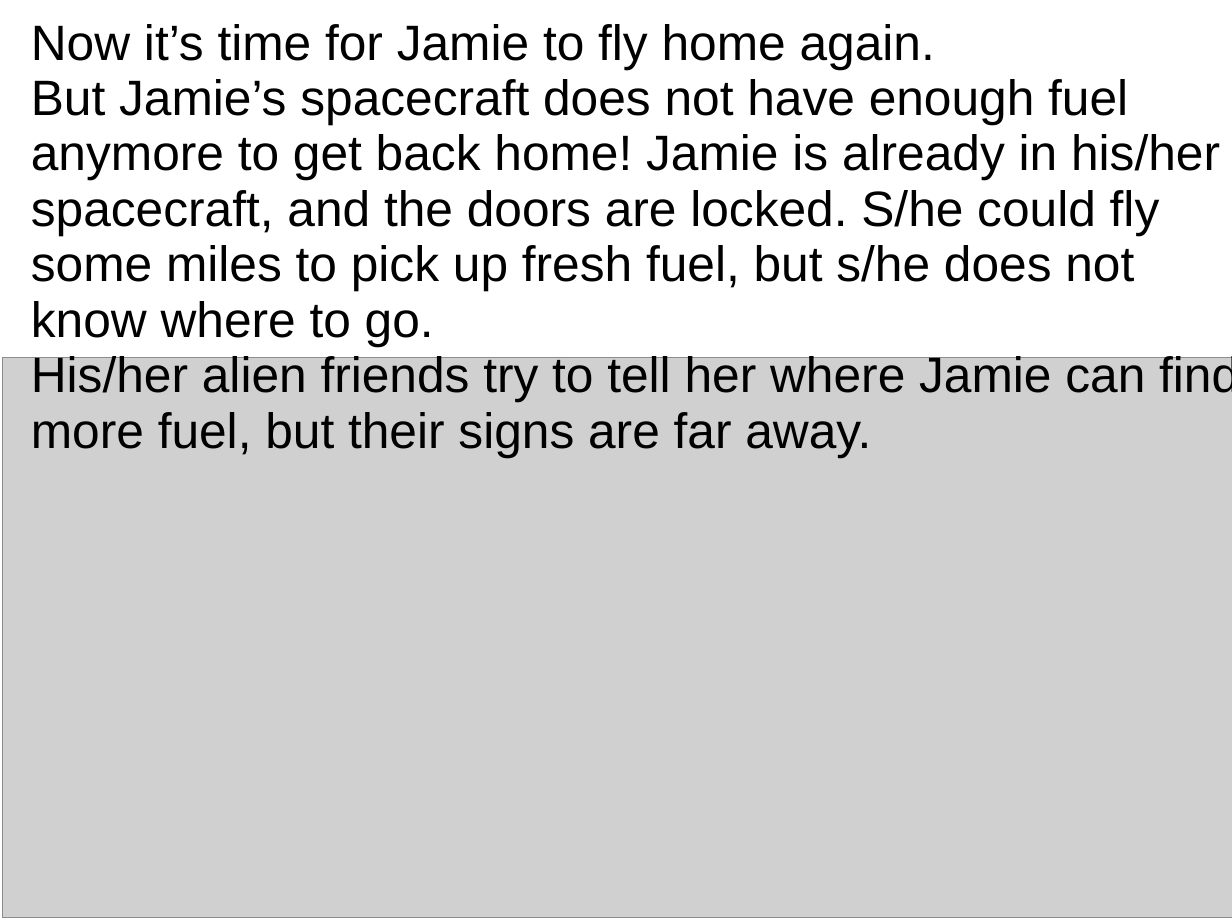
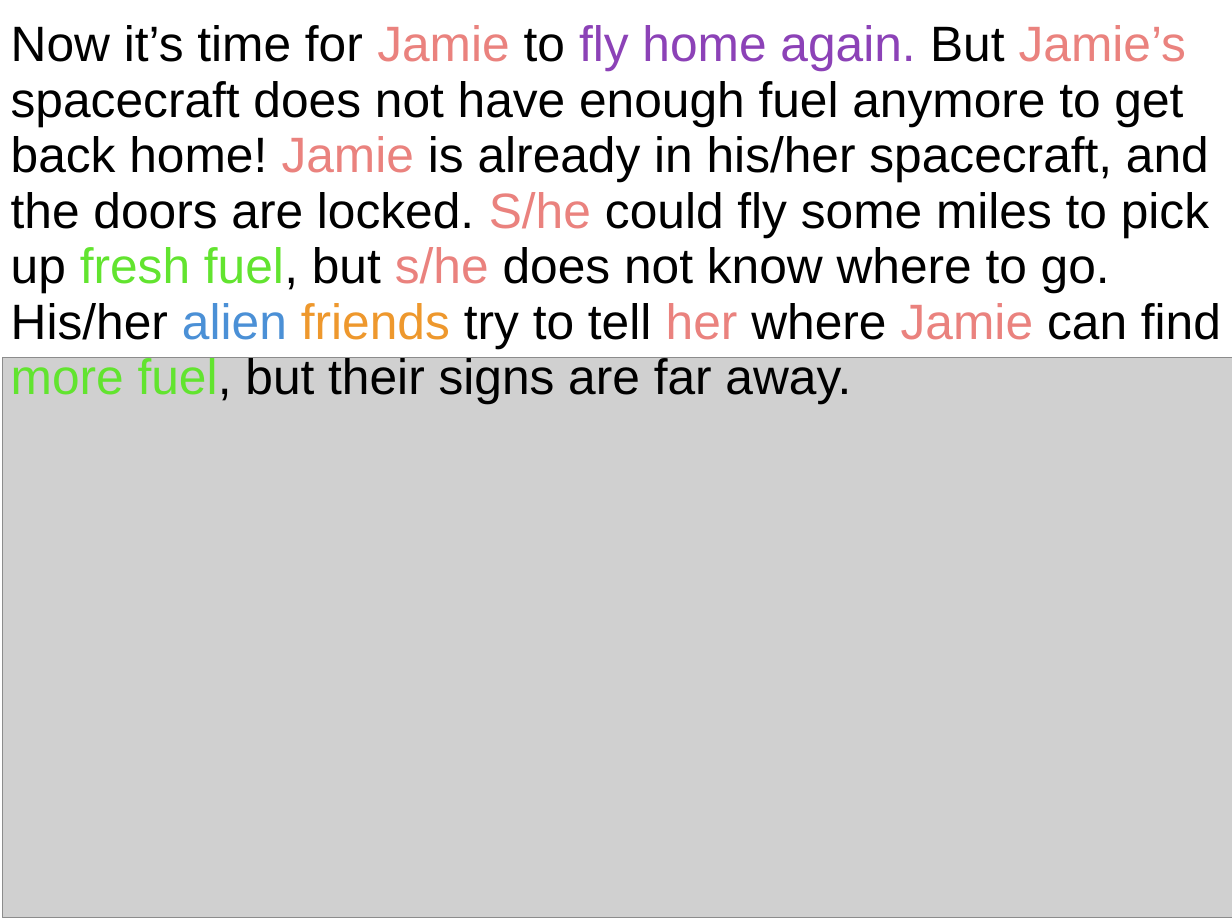
Before and after one commit to denispelli/CriticalSpacing, a slide deck: slide 5 of CoverStory.ppt. Drawn at 1232x924 pixels with LibreOffice and Linux fonts; fonts in the diff are those of the drawing; grey boxes stand for pictures. Boxes give left, top, right and bottom in pixels: in the first picture for what was removed or moved away, otherwise in the second. Text is boxed around its words. In the diff, an @@ line names an element or a change of style, - is before the commit and + after.

```diff
--- a/CoverStory.ppt
+++ b/CoverStory.ppt
@@ subtitle at [11, 25, 1209, 293]: text changed @@
-Now it’s time for Jamie to fly home again.
-But Jamie’s spacecraft does not have enough fuel anymore to get back home! Jamie is already in his/her spacecraft, and the doors are locked. S/he could fly some miles to pick up fresh fuel, but s/he does not know where to go.
+Now it’s time for Jamie to fly home again. But Jamie’s spacecraft does not have enough fuel anymore to get back home! Jamie is already in his/her spacecraft, and the doors are locked. S/he could fly some miles to pick up fresh fuel, but s/he does not know where to go.
@@ subtitle "Now it’s time for Jamie ...": place and size @@
-subtitle "Now it’s time for Jamie ..." at [31, 24, 1232, 457]
+subtitle "Now it’s time for Jamie ..." at [11, 25, 1221, 404]
@@ subtitle at [11, 303, 1221, 404]: text colour #000000 to #4B90D6 in "alien"; text colour #000000 to #EE982D in "friends"; text colour #000000 to #EA827E in "her Jamie"; text colour #000000 to #62E42F in "more fuel," @@
```
Also in this commit, not shown: 8 other slides changed, 2 other files.
